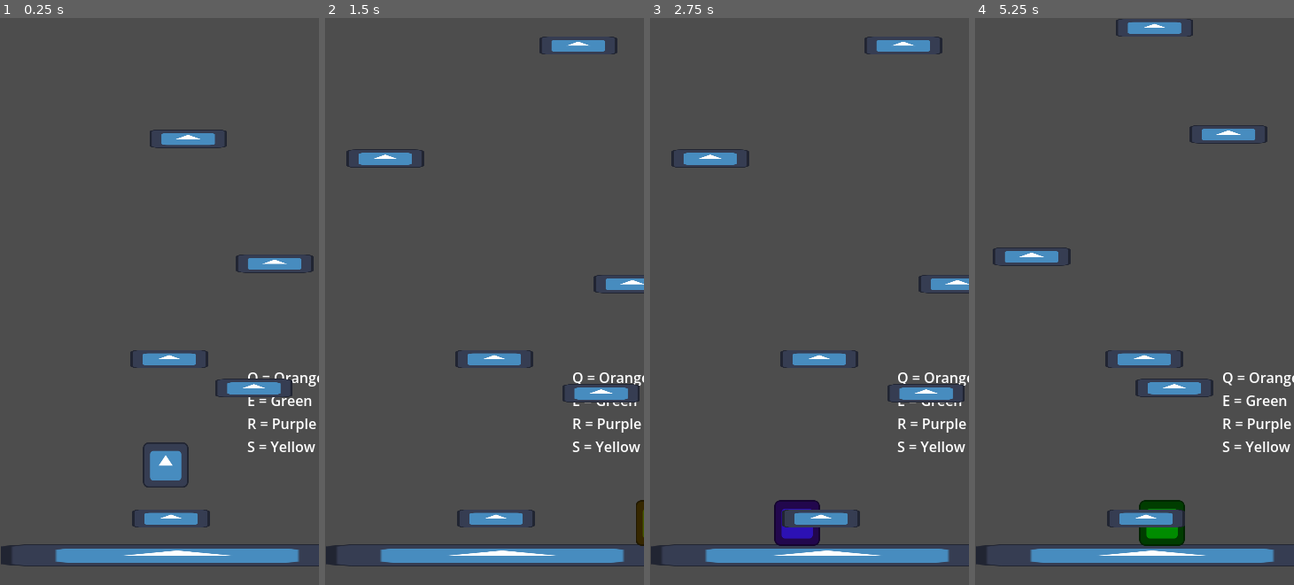
Above: before the commit, frames 1-4 (left to right).
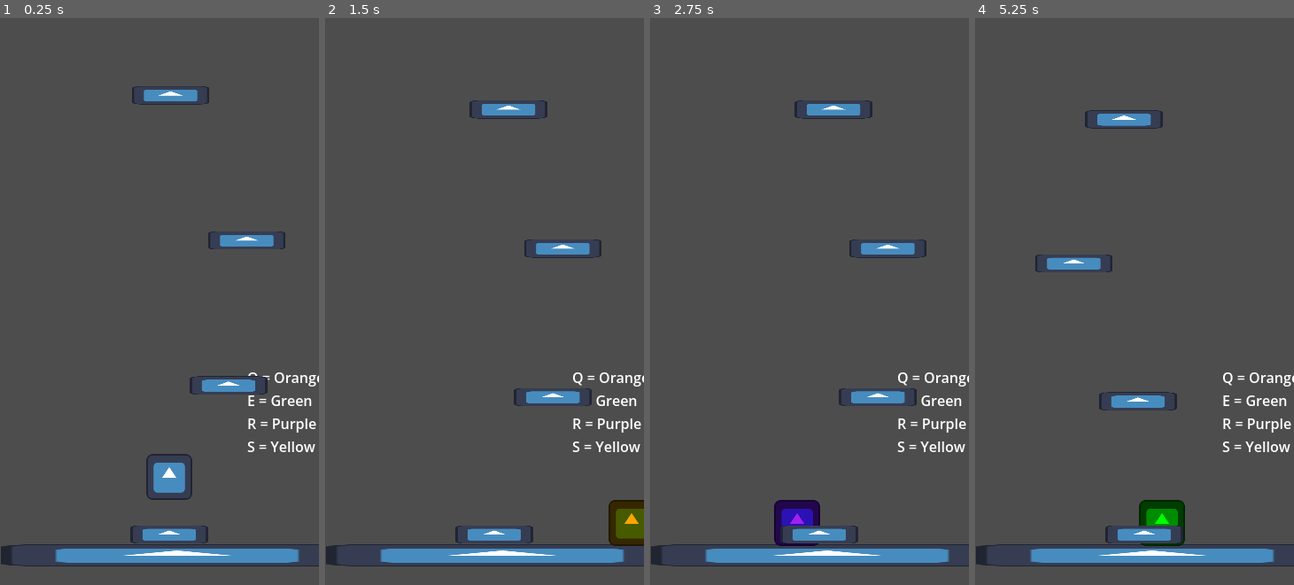
Above: after the commit, the same moments.

Repository: Abbby1007/Melanotaenia-4.0
Game: Godot game, scene res://Levels/tutorial.tscn
Same seed, same stepped clock (60 frames per second), same inputs: the game is played once before the commit and once after it. The engine's default icon, where the game draws it, is replaced by a stand-in: a white triangle on a blue panel in a dark square.
Inputs (mouse positions are in pixels of both pictures, inside the frame that each line leads up to):
- Up to frame 1 (0.25 s): no input
- Up to frame 2 (1.5 s): tap Enter at 0.5 s; move the mouse to (554, 273) at 0.52 s; hold Right (move_right) from 0.53 s (still down); tap E (green) at 0.6 s; click (554, 273) at 0.67 s; tap Space (Jump) at 0.77 s; move the mouse to (420, 329) at 1.27 s; tap Q (orange) at 1.35 s
- Up to frame 3 (2.75 s): tap Space (Jump) at 1.52 s; move the mouse to (841, 176) at 2.02 s; release Right (move_right) at 2.03 s; hold Left (move_left) from 2.03 s (still down); tap R (purple) at 2.1 s
- Up to frame 4 (5.25 s): move the mouse to (1118, 414) at 2.77 s; release Left (move_left) at 2.78 s; hold Right (move_right) 2.78-4.28 s; tap S (yellow) at 2.85 s; click (1118, 414) at 2.92 s; tap Space (Jump) at 3.02, 3.77, 4.52 s; move the mouse to (1230, 386) at 3.52 s; tap Alt at 3.6 s; move the mouse to (1038, 216) at 4.27 s; hold Left (move_left) 4.28-5.03 s; tap Shift at 4.35 s; move the mouse to (1150, 301) at 5.02 s; hold Right (move_right) from 5.03 s (still down); tap E (green) at 5.1 s; click (1150, 301) at 5.17 s

The runs differ from the first frame. In frame 1, 4.5% of the frame differs, in the area x 40-99%, y 12-93%; in frame 2, 5.0%, in the area x 6-100%, y 3-94%; in frame 3, 4.4%; in frame 4, 4.6%.

Commit message:
Fix when player falls off

Diff:
--- a/Levels/tutorial.gd
+++ b/Levels/tutorial.gd
@@ -11,10 +11,10 @@
 #45 - 357
 func level_generator(amount):
 	for items in amount:
-		platform_initial_position_y -= randf_range(120,150)
+		platform_initial_position_y -= randf_range(150,170)
 		var new_platform = platform_scene.instantiate() as StaticBody2D
-		new_platform.position = Vector2(randf_range(45,357),platform_initial_position_y)
-		platform_container.add_child(new_platform)
+		new_platform.position = Vector2(randf_range(45,320),platform_initial_position_y)
+		platform_container.call_deferred("add_child",new_platform)
 	print(amount)
 
 func _ready() -> void:
@@ -26,12 +26,13 @@
 	if player.position.y < camera.position.y:
 		camera.position.y = player.position.y
 
-
+func delete_object(obstacle):
+	if obstacle.name == "Player":
+		print("Player fell")
+		#This is where the death screen will pop up
+	else:
+		obstacle.queue_free()
+		level_generator(1)
 
 func _on_platform_cleaner_body_entered(body: Node2D) -> void:
-	call_deferred("_delete_and_generate", body)
-
-func _delete_and_generate(body: Node2D) -> void:
-	if is_instance_valid(body):
-		body.queue_free()
-	level_generator(1)
+	delete_object(body)
--- a/Levels/tutorial.tscn
+++ b/Levels/tutorial.tscn
@@ -69,15 +69,12 @@
 S = Yellow"
 
 [node name="Player" parent="." unique_id=1764254399 instance=ExtResource("2_lalqu")]
-position = Vector2(187, 476)
+position = Vector2(191, 526)
 
 [node name="platform_container" type="Node2D" parent="." unique_id=901247753]
 
 [node name="killPlatform" parent="platform_container" unique_id=201136178 instance=ExtResource("6_mscth")]
-position = Vector2(193, 565.00006)
-
-[node name="killPlatform2" parent="platform_container" unique_id=1655643526 instance=ExtResource("6_mscth")]
-position = Vector2(191, 385.00006)
+position = Vector2(191.00002, 583)
 
 [node name="camera" type="Camera2D" parent="." unique_id=839100496]
 position = Vector2(180, 320)
